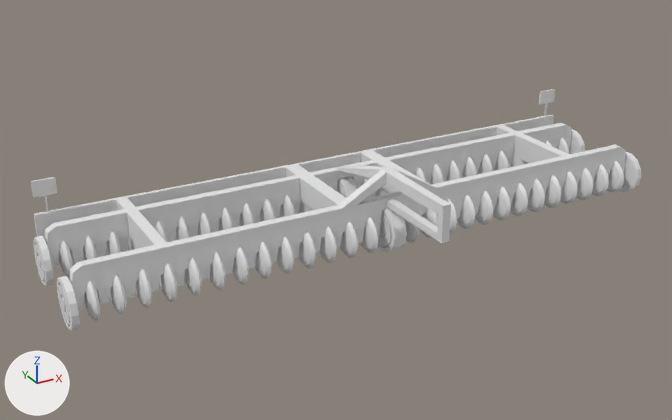
One commit to the FBX model JackiesLantern/Assets/GameAssets/Models/Level3Models/Cultivator_Model.fbx: the scene before it, then after it.
Camera for both pictures: a 50 mm lens placed at (-6.03, -10.36, 5.38), pointed at (-0.54, -0.39, 0.4). Lighting does not change. The marker at lower left points along +X, +Y and +Z. Where no turn or scale is listed for an object, it has been applied to the vertices. Vertices at the same position are counted once.

In view in the first picture: 'Cultivator'.
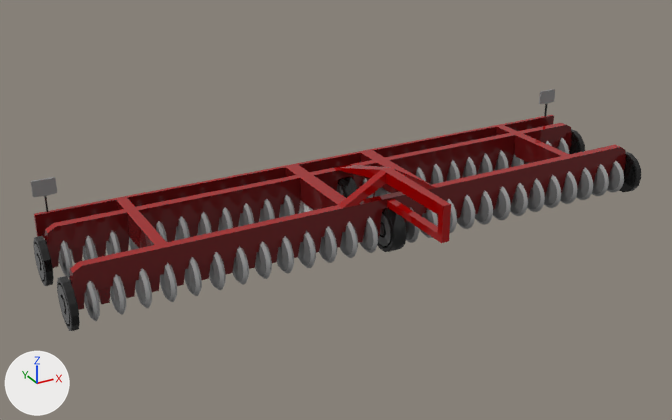
What differs and where, as boxes [x1, y1, x2, y2] in the pictures (672 x 420 px):
part 1 of me_mesh, recoloured (grey to red): [31, 89, 626, 310] in both
part 2 of me_mesh, recoloured: [33, 236, 80, 331] in both
part 3 of me_mesh, recoloured (grey to black): [569, 129, 641, 192] in both
part 4 of me_mesh, recoloured (grey to black): [337, 177, 407, 252] in both
part 5 of me_mesh, recoloured: [59, 138, 624, 321] in both

What changed in the scene script:
```text
Add img_material_001_base_color_1001_png:
    img_material_001_base_color_1001_png = load_image('Material.001_Base_color_1001.png', 'LVL3 Textures/Cultivator/Material.001_Base_color_1001.png', 2048, 2048, 'sRGB')
Add img_material_003_base_color_1001_png:
    img_material_003_base_color_1001_png = load_image('Material.003_Base_color_1001.png', 'LVL3 Textures/Cultivator/Material.003_Base_color_1001.png', 2048, 2048, 'sRGB')
Add img_material_004_base_color_1001_png:
    img_material_004_base_color_1001_png = load_image('Material.004_Base_color_1001.png', 'LVL3 Textures/Cultivator/Material.004_Base_color_1001.png', 2048, 2048, 'sRGB')
Add img_material_002_base_color_1001_png:
    img_material_002_base_color_1001_png = load_image('Material.002_Base_color_1001.png', 'LVL3 Textures/Cultivator/Material.002_Base_color_1001.png', 2048, 2048, 'sRGB')
Add mat_material__38:
    mat_material__38 = principled_material('Material #38')
    mat_material__38.texture = img_material_001_base_color_1001_png
    mat_material__38.roughness = 0.0
Add mat_material__39:
    mat_material__39 = principled_material('Material #39')
    mat_material__39.texture = img_material_003_base_color_1001_png
    mat_material__39.roughness = 0.0
Add mat_material__40:
    mat_material__40 = principled_material('Material #40')
    mat_material__40.texture = img_material_004_base_color_1001_png
    mat_material__40.roughness = 0.0
Add mat_material__25:
    mat_material__25 = principled_material('Material #25')
    mat_material__25.texture = img_material_002_base_color_1001_png
    mat_material__25.roughness = 0.0
Change me_mesh:
    where me_mesh.from_pydata(...)  # 10446 vertices, 8835 faces; spans x -4.29..4.29, y -2.13..0.84, z -0.11..1.09
    used by ob_cultivator; location = (0.0, 0.0, 0.0)
    me_mesh part 1: 857 of the faces centred in x -4.19..4.19, y -2.13..0.84, z 0.1..1.09 switch from mat_material_001 (its picture is missing) to mat_material__25 (picture img_material_002_base_color_1001_png)
    me_mesh part 2: all 312 faces centred in x -4.29..-4.19, y -1.13..0.68, z -0.11..0.5 switch from mat_material_001 (its picture is missing) to mat_material__39 (picture img_material_003_base_color_1001_png)
    me_mesh part 3: all 312 faces centred in x 4.19..4.29, y -1.13..0.68, z -0.11..0.5 switch from mat_material_001 (its picture is missing) to mat_material__39 (picture img_material_003_base_color_1001_png)
    me_mesh part 4: all 594 faces centred in x -0.11..0.11, y -1.13..0.68, z -0.11..0.5 switch from mat_material_001 (its picture is missing) to mat_material__40 (picture img_material_004_base_color_1001_png)
    me_mesh part 5: 6630 of the faces centred in x -4.03..4.03, y -1.07..0.62, z -0.05..0.43 switch from mat_material_001 (its picture is missing) to mat_material__38 (picture img_material_001_base_color_1001_png)
```
